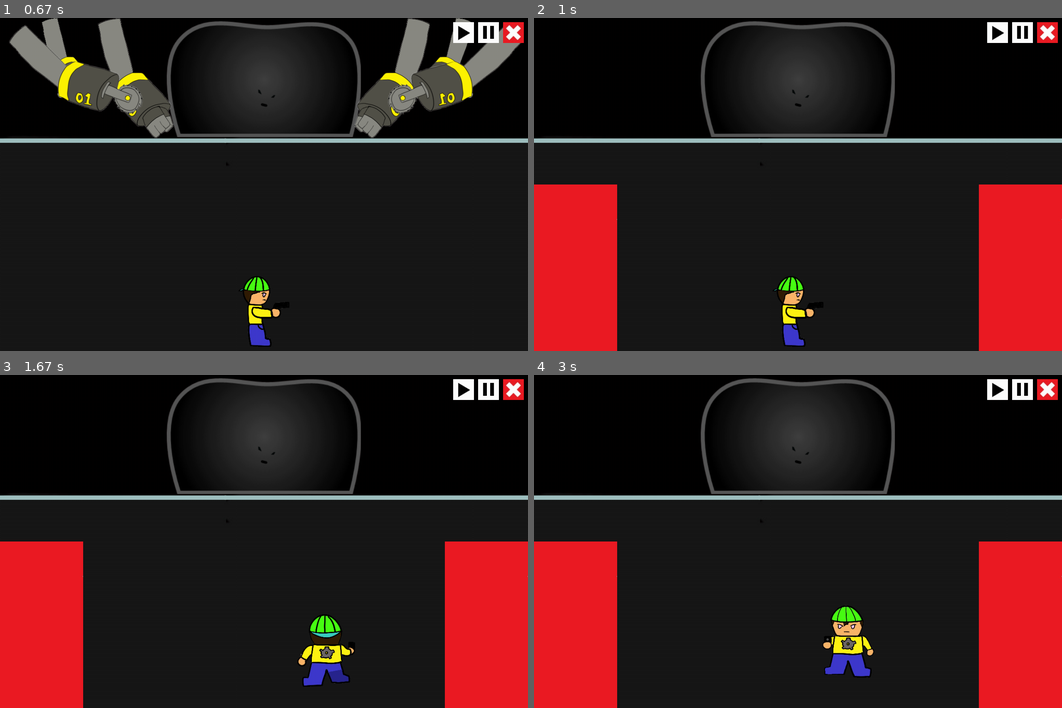
Above: before the commit, frames 1-4 (two rows, left to right).
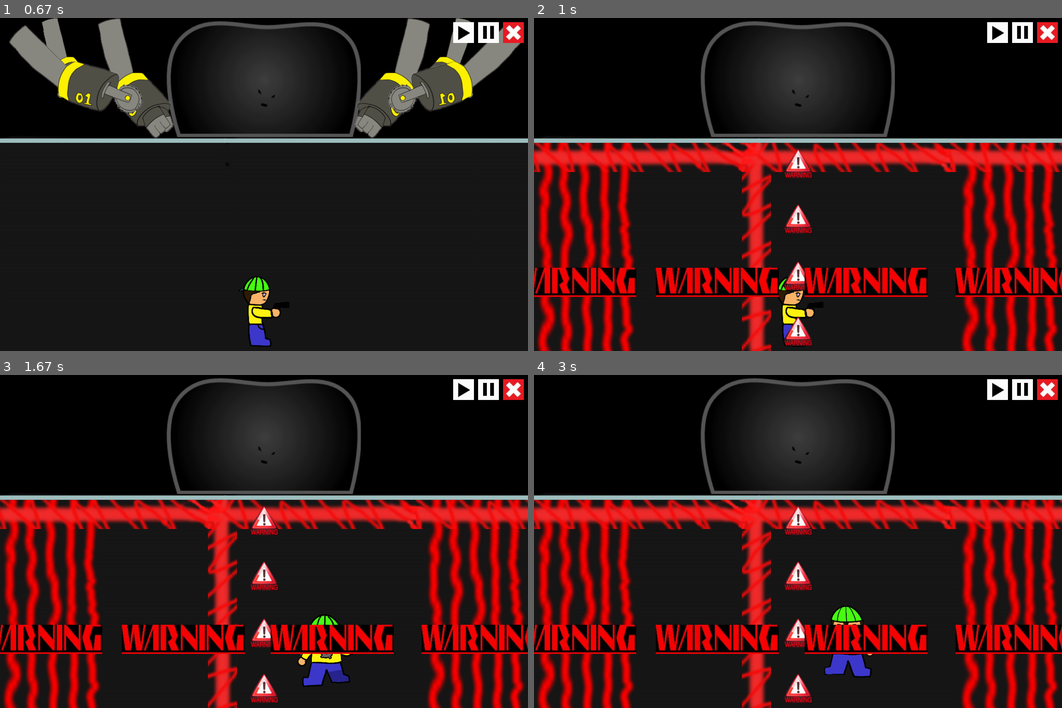
Above: after the commit, the same moments.

Repository: ss-hyun/Chilbo_pygame_pj
Game: pygame game, started from main.py
Two runs of this game, one before a commit and one after it. Both use one fixed random seed, a clock stepped at 60 frames per second and the inputs below.
Inputs (mouse positions are in pixels of both pictures, inside the frame that each line leads up to):
- Up to frame 1 (0.67 s): click (205, 211) at 0.38 s
- Up to frame 2 (1 s): tap Tab at 0.67 s
- Up to frame 3 (1.67 s): hold Right 1-1.47 s; hold Up from 1.5 s (still down)
- Up to frame 4 (3 s): release Up at 1.8 s; hold Right 1.83-2.3 s; hold Left 2.33-2.87 s; hold Down from 2.9 s (still down)

Frame 1 is identical in both runs. In frame 2, 32% of the frame differs, in the area x 0-100%, y 37-100%; in frame 3, 32%; in frame 4, 32%.

Commit message:
레이저

Diff:
--- a/stage1.py
+++ b/stage1.py
@@ -17,8 +17,8 @@
          ch.pos[1] = 620
     if ch.pos[0] < 8.5:
         ch.pos[0] = 8.5
-    if ch.pos[0] > 860:
-        ch.pos[0] = 860
+    if ch.pos[0] > 1130:
+        ch.pos[0] = 1130
 
     #if ch.curr_state == 0 and ch.pos[0] > game.display_size[0]:
         #ch.pos[0] = -ch.size[ch.curr_state][0]
@@ -72,7 +72,7 @@
             elif event.key == pygame.K_LEFT:
                 ch.move_factor_x = 0
                 ch.curr_state = 1
-
+    #print(ch.pos[0])
 
     if ch.move_state == True:
         if ch.change_count == 10:
@@ -168,6 +168,7 @@
 
 def laser_field2_start(ch, game):
     ch.pos = [ game.display_size[0] - ch.size[ch.curr_state][0], game.display_size[1] - ch.size[ch.curr_state][1] ]
+
 
 
 def stage1(name, path, fps, speed):
@@ -193,10 +194,28 @@
     stage1_1.run()
     bg_image = pygame.image.load(path + "/image/boss_stage_test.jpg")
 
+    def laser_waring_start(ch, game):
+        #X = 0
+        ch.pos = [ 600, 300]
+
+    def laser_waring_start1(ch, game):
+        #X = 0
+        ch.pos = [ -50, 600]
+
+    def laser_attack_start(ch, game):
+        #X = 0
+        ch.pos = [ 500, 300]
+
+    def laser_attack1_start(ch, game):
+        ch.pos = [0, 300]
 
     ch_info_list = ["user", "boss",
-                     ("laser_field1", [ "/image/laser_field.jpg" ], [ None, laser_field1_start, None, None ], None, 1),
-                     ("laser_field2", [ "/image/laser_field.jpg" ], [ None, laser_field2_start, None, None ], None, 1)]
+                     ("laser_field1", [ "/image/laser_field.png" ], [ None, laser_field1_start, None, None ], None, 1),
+                     ("laser_field2", [ "/image/laser_field.png" ], [ None, laser_field2_start, None, None ], None, 1),
+                     ("laser_attack", ["/image/laser_attack.png"], [None, laser_attack_start, None, None], None, 1),
+                     ("laser_attack1", ["/image/laser_attack1.png"],[None, laser_attack1_start, None, None], None, 1),
+                     ("laser_waring", ["/image/waring.png"], [None, laser_waring_start, None, None], None, 1),
+                     ("laser_waring1", ["/image/waring3.png"], [None, laser_waring_start1, None, None], None, 1)]
 
     stage1_2 = stage_template.Stage(name, 1-2, path, fps, speed, bg_image, ch_info_list, stage1_1)
     stage1_2.run()
--- a/stage_template.py
+++ b/stage_template.py
@@ -140,7 +140,7 @@
                 continue
 
             background.blit(self.bg_image, (0, 0))
-            print(self.user_attack)
+            # print(self.user_attack)
             for a in self.user_attack[:]:
                 background.blit(a.image[0], a.pos)
                 if not a.move(self):
Renamed: image/laser_field.jpg -> image/111.jpg
Binary file added: image/laser_attack.png
Binary file added: image/laser_attack1.png
Binary file added: image/laser_field.png
Binary file added: image/max-3.jpg
Binary file added: image/waring.png
Binary file added: image/waring1.png
Binary file added: image/waring3.png
Binary file added: image/waringjpg.jpg
